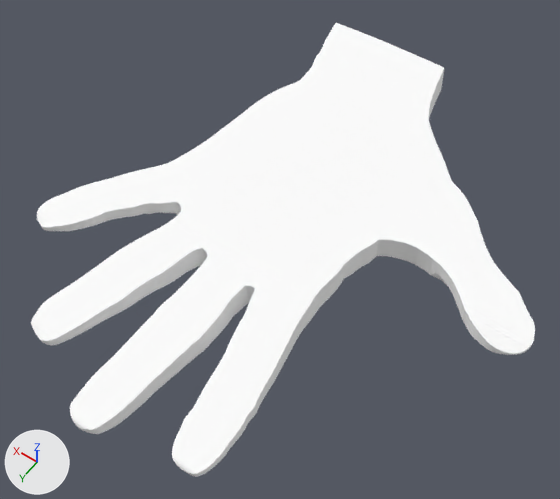
A saved change to the Blender file Organic/Hands/Rt_Hand_v1.blend.
Rendered twice from a camera (50 mm lens) standing at (-93.6, 148.2, 227.1) and looking at (6.0, 8.6, 7.8). Lighting does not change. The marker at lower left points along +X, +Y and +Z.

Objects in the first picture: 'Rt_Hand'.
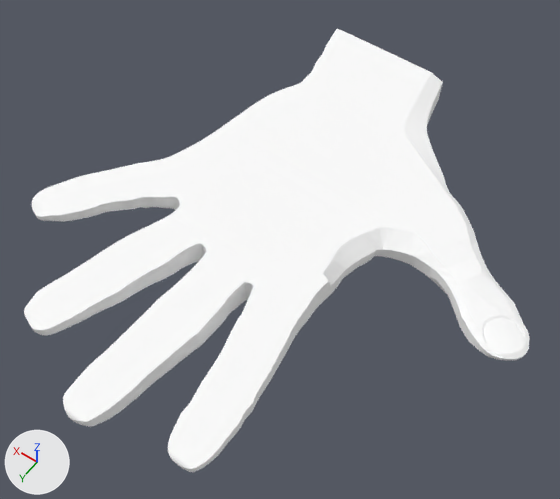
Boxes [x1, y1, x2, y2] around the edits, measured in the pictures (560 x 499 px; the box of a moved part takes in the faces that stretch with it):
'Rt_Hand', reshaped, turned: before [31, 23, 535, 477]; after [24, 29, 530, 472]
part 1 of me_mesh, moved or reshaped: before [138, 26, 535, 355]; after [136, 72, 530, 360]

What changed in the scene script:
```text
Change me_mesh:
    used by ob_rt_hand; location = (-0.1, -0.2, 17.2); rotation_euler = (3.258, 0.0, 3.142), in degrees (187, 0, 180)
    remove me_mesh.from_pydata(...)  # 2755 vertices, 5506 faces; spans x -89.0..84.0, y -95.0..100.0, z 2.0..25.0
    add me_mesh.from_pydata(...)  # 2830 vertices, 5656 faces; spans x -89.0..84.0, y -95.0..100.0, z 1.0..25.0
    me_mesh part 1: 101 vertices moved within x 3.0..84.0, y -91.0..6.0, z 2.0..13.0; 98 vertices removed from x -40.0..84.0, y -94.0..13.0, z 2.0..13.0; 173 vertices added at x 2.0..84.0, y -93.0..13.0, z 1.0..11.0
Change ob_rt_hand:
    ob_rt_hand.rotation_euler: (3.258, 0.0, 3.142) -> (3.203, 0.0416, 3.139)  # degrees (187, 0, 180) -> degrees (184, 2.4, 180)
```
